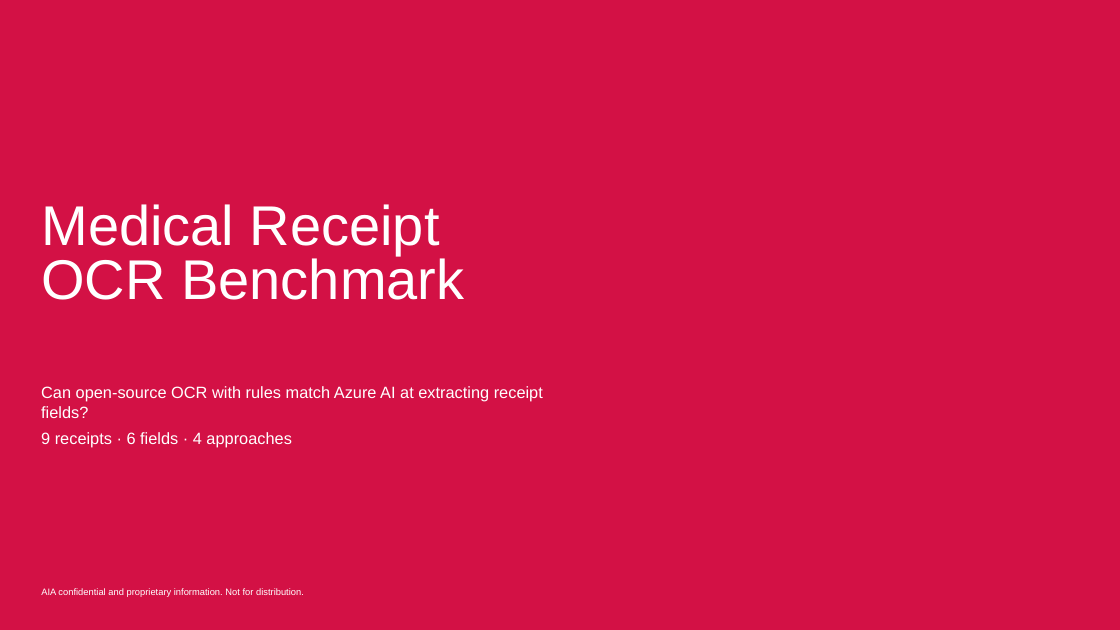
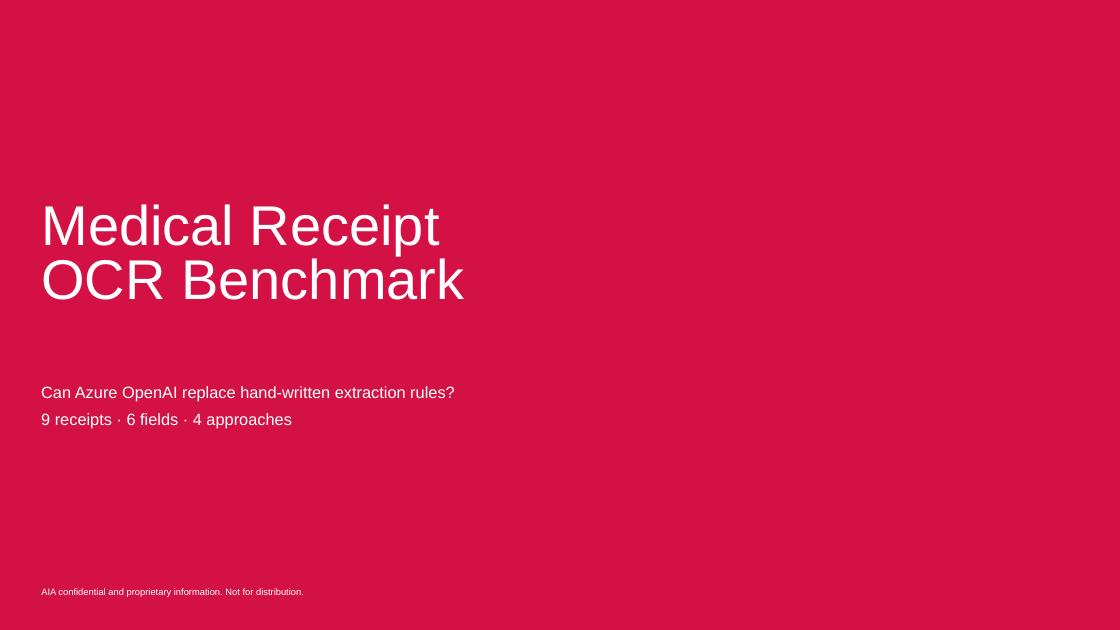
Before and after one commit to harrysokool/playground, a slide deck: slide 1 of ppt/ocr_benchmark/current/OCR_Benchmark_V2.pptx. Drawn at 1120x630 pixels with LibreOffice and Linux fonts; fonts in the diff are those of the drawing; background and template pictures are left out. Boxes give left, top, right and bottom in pixels: in the first picture for what was removed or moved away, otherwise in the second. Text is boxed around its words. In the diff, an @@ line names an element or a change of style, - is before the commit and + after.

```diff
--- a/ppt/ocr_benchmark/current/OCR_Benchmark_V2.pptx
+++ b/ppt/ocr_benchmark/current/OCR_Benchmark_V2.pptx
@@ subtitle at bbox=[41, 386, 455, 402]: text changed @@
-Can open-source OCR with rules match Azure AI at extracting receipt fields?
+Can Azure OpenAI replace hand-written extraction rules?
```
Also in this commit, not shown: 6 other slides changed, 1 slide added, 15 other files.
